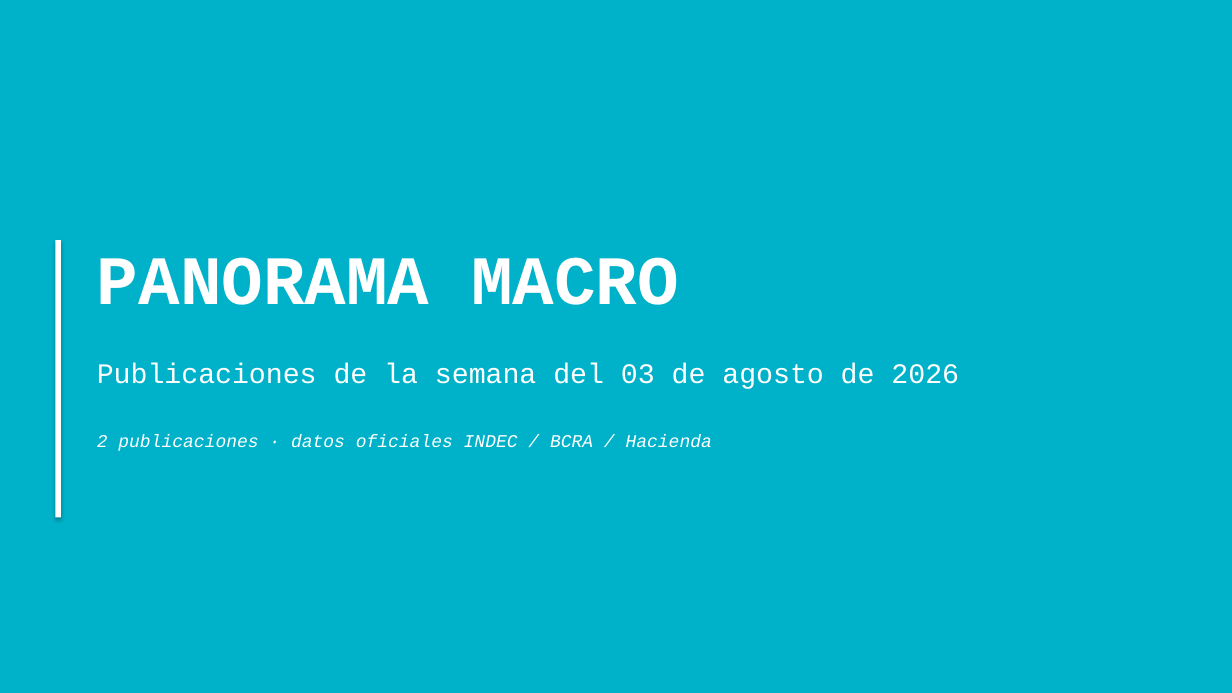
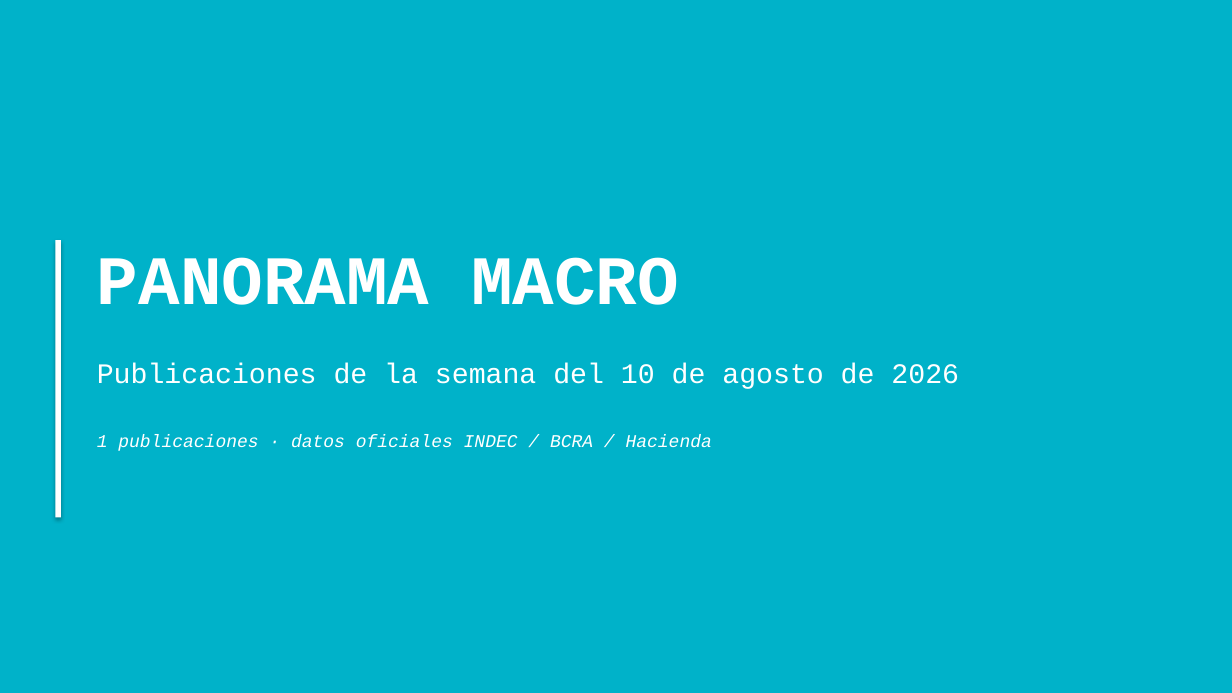
Before and after one commit to nwalovnik/boludos-ppt, a slide deck: slide 1 of publicaciones_semana.pptx. Drawn at 1232x693 pixels with LibreOffice and Linux fonts; fonts in the diff are those of the drawing. Boxes give left, top, right and bottom in pixels: in the first picture for what was removed or moved away, otherwise in the second. Text is boxed around its words. In the diff, an @@ line names an element or a change of style, - is before the commit and + after.

Commit message:
data: update 2026-08-13 ( data.json despidos.json scraper/historical_despidos.json publicaciones_semana.pptx rrii_brutas.xlsx)

```diff
--- a/publicaciones_semana.pptx
+++ b/publicaciones_semana.pptx
@@ text at [97, 363, 959, 389]: text changed @@
-Publicaciones de la semana del 03 de agosto de 2026
+Publicaciones de la semana del 10 de agosto de 2026
@@ text at [97, 435, 712, 451]: text changed @@
-2 publicaciones · datos oficiales INDEC / BCRA / Hacienda
+1 publicaciones · datos oficiales INDEC / BCRA / Hacienda
```
Also in this commit, not shown: 1 other slide changed, 1 slide removed, 4 other files.
